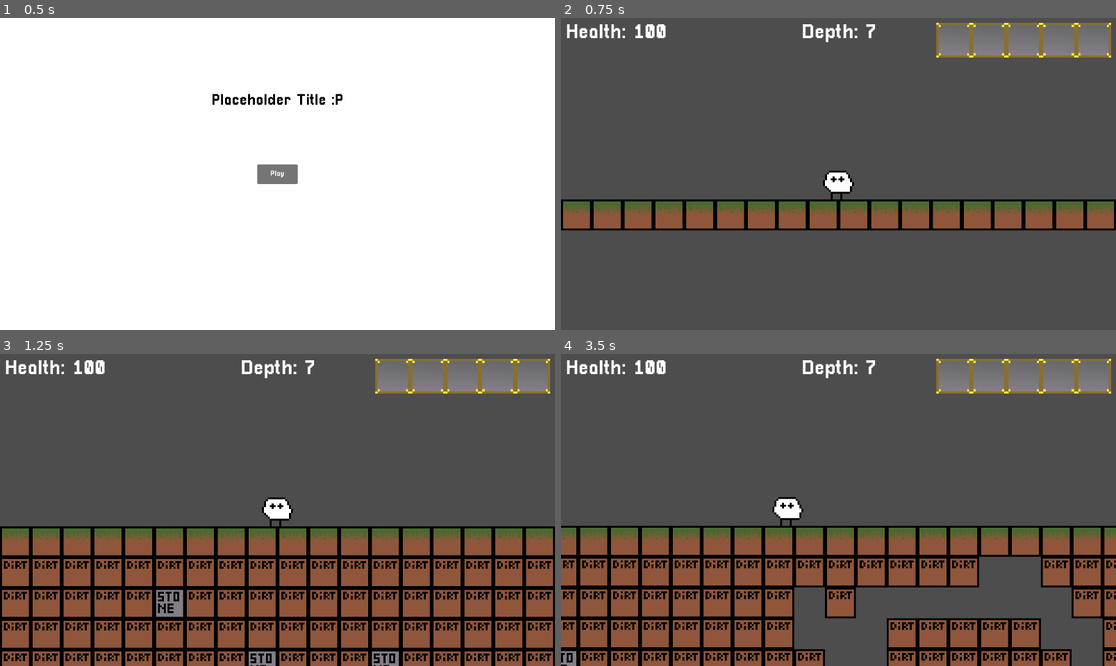
Above: before the commit, frames 1-4 (two rows, left to right).
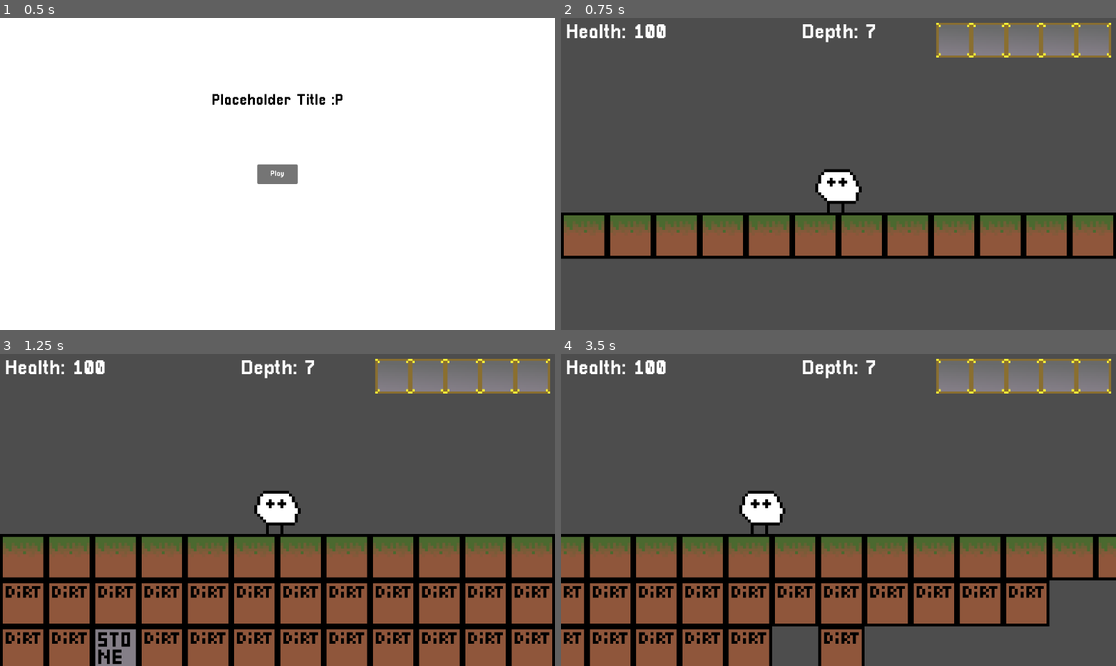
Above: after the commit, the same moments.

Repository: Deeeeelan/Campfire-Game
Game: Godot game, scene res://Scenes/Title Screen.tscn
Two runs of this game, one before a commit and one after it. Both use one fixed random seed, a clock stepped at 60 frames per second and the inputs below.
Inputs (mouse positions are in pixels of both pictures, inside the frame that each line leads up to):
- Up to frame 1 (0.5 s): no input
- Up to frame 2 (0.75 s): click "Play" at 0.5 s
- Up to frame 3 (1.25 s): no input
- Up to frame 4 (3.5 s): move the mouse to (960, 494) at 1.27 s; hold D (Right) 1.28-2.78 s; click (960, 494) at 1.42 s; tap W (Jump) at 1.52, 2.27 s; move the mouse to (727, 525) at 2.02 s; click (727, 525) at 2.17 s; move the mouse to (894, 441) at 2.77 s; hold A (Left) from 2.78 s (still down); click (894, 441) at 2.92 s

Frame 1 is identical in both runs. In frame 2, 19% of the frame differs, in the area x 0-100%, y 48-78%; in frame 3, 26%; in frame 4, 32%, in the area x 0-100%, y 43-100%.

Commit message:
Adjust zoom ranges

Diff:
--- a/Scripts/character_body_2d.gd
+++ b/Scripts/character_body_2d.gd
@@ -5,7 +5,7 @@
 @export var speed = 180.0
 @export var jump_velocity = -220.0
 @export var lerp_speed = 5.5 # lower = more slippery
-@export var zoom : float = 4.0
+@export var zoom : float = 6.0
 
 @export var select_overlay: Sprite2D
 @export var tile_map: TileMapLayer
@@ -43,9 +43,9 @@
 func _input(event) -> void:
 	if event is InputEventMouseButton:
 		if event.is_pressed():
-			if event.button_index == MOUSE_BUTTON_WHEEL_UP and zoom < 12.0:
+			if event.button_index == MOUSE_BUTTON_WHEEL_UP and zoom < 32.0:
 				zoom += 0.5
-			if event.button_index == MOUSE_BUTTON_WHEEL_DOWN and zoom > 2.0:
+			if event.button_index == MOUSE_BUTTON_WHEEL_DOWN and zoom > 3.0:
 				zoom -= 0.5
 		elif event.is_released():
 			if event.button_index == MOUSE_BUTTON_MASK_RIGHT:
